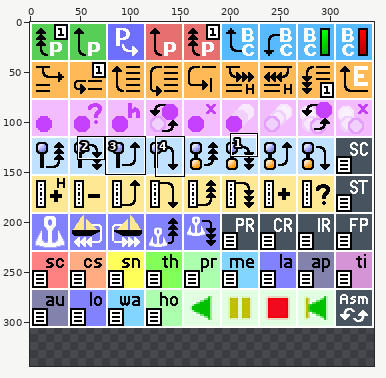
File history of a sprite sheet, vvm/core/vdebug/graphics/vdebug_icons.png. The picture above shows the old version from afar; the outline marks the close-up.
Close-up. First the earlier version:
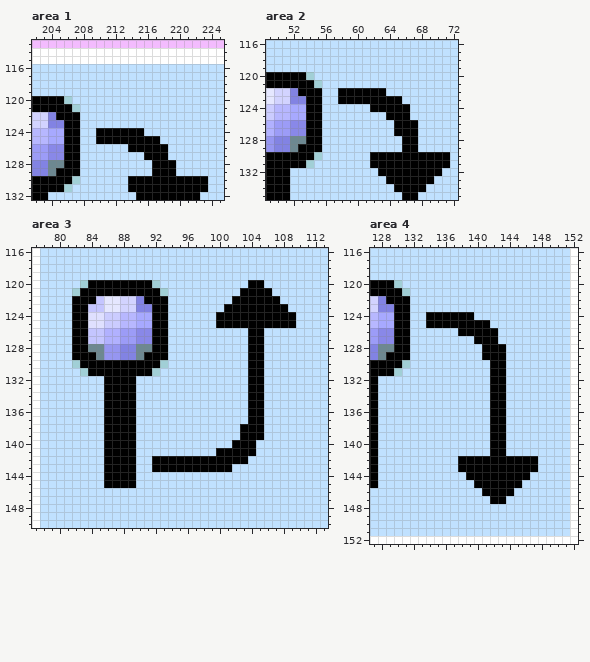
The file is 344x306 pixels. Colours within 5 levels of each other are drawn and written as one. Shown: area 1: x 202..225, y 113..132; area 2: x 49..72, y 116..135; area 3: x 77..113, y 116..150; area 4: x 127..152, y 116..152. The old version is drawn lined up with the new one, on the new canvas. The commit also changed other parts of the picture, which this record leaves out.
New version:
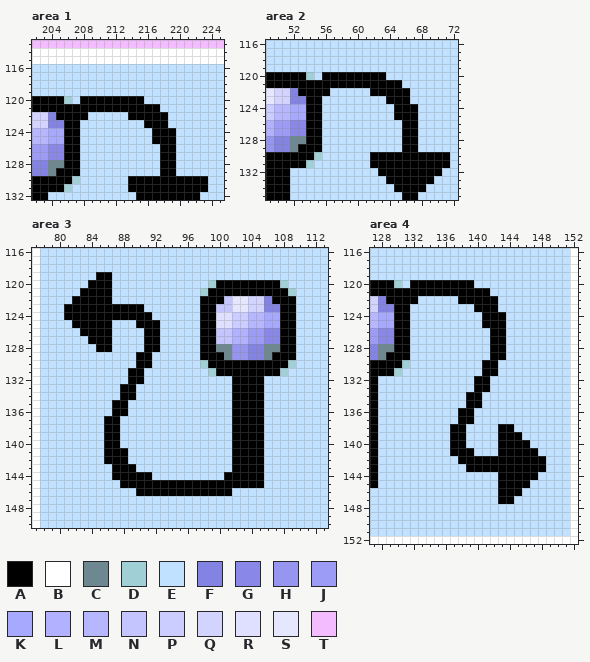
Palette (. is transparent): A #000000  B #ffffff  C #6d8891  D #a1cfd6  E #c0e1ff  F #8283e3  G #8988e8  H #9696f1  J #9c9cf7  K #a7a9ff  L #b1b1ff  M #b7b7ff  N #c4c5ff  P #cbccff  Q #d2d3ff  R #dfe0ff  S #e5e7ff  T #f3bcfe
The edit:
canvas 344x306 -> 344x344
Changed rows in their new state; - is an unchanged pixel.
Area 1:
first column x 207:
120 -AAAAAAAA----
121 AAAAAAAAAAA--
122 -A-----AAAAA-
123 ---------AAA-
124 ---EEEEEE-AAA
125 ---EEEEEEE-AA
126 -------EEEE-A
127 ---------EE-A
128 ----------E--
129 ----------E--
Area 2:
first column x 55:
120 -AAAAAAAA----
121 AAAAAAAAAAA--
122 -A-EEEE--AAA-
123 ---EEEEEE--A-
124 -------EEE--A
125 ---------E--A
126 ----------E--
127 ----------E--
Area 3:
first column x 81:
119 ----AA-----------------------
120 --E---EEEEEE------DAAAA--AAD-
121 -E----EEEEEEE----DAAAA----AAD
122 ----AAEEEEEEE----AAANSSQQF-AA
123 A--AAAAAAAEEE----AANNSSQQFF-A
124 A--AAAAAAAAEE----AARRPPMMKK--
125 ---AAAEEEAA-E----AARRPPMMKK--
126 -E-AAAEEEEA-E----AANNLLJJGGAA
127 -EEAAAEEEEA-E----AANNLLJJGGAA
128 -EEEAAEEEEA-E----AACCHHFFCCAA
129 -EEEEEEEEA-EE----AAACHHFFCAAA
130 -EEEEEEEE--EE----DAAAAA--AAAD
131 --EEEEEE--EE------DAAAA--AAD-
132 -----EEE-A-----------AA------
133 -----EE--------------AA------
134 -----EE--------------AA------
135 -----E--E------------AA------
136 -----E--E------------AA------
137 -------EE------------AA------
138 -------EE------------A-------
139 -------EE------------A-------
140 -------EE---------------A----
141 --------E----------EE---A----
142 --------E--EEEEEEEEEE--AA----
143 -----E-----EEEEEEEEEEAAAA----
144 -----E---AA---------AAAAA----
145 -----EE--AAAAAAAAAAAAAAAA----
146 ---------AAAAAAAAAAAA--------
Area 4:
first column x 131:
120 -AAAAAAAA---------
121 AAAAAAAAAAA-------
122 -A-----AAAAA------
123 ---------AAA------
124 ---EEEEEE-AAA-----
125 ---EEEEEEE-AA-----
126 -------EEEE-A-----
127 ---------EE-A-----
128 ----------E-------
129 ----------E-------
130 ----------A-E-----
131 ----------A-E-----
132 ---------AAEE-----
133 ---------AAEE-----
134 --------AA-EE-----
135 --------AA-EE-----
136 -------AA--EE-----
137 -------AA--EE-----
138 ------AA---E-A----
139 ------AA---E-AA---
140 ------AA---E-AAA--
141 ------AAA--E-AAAA-
142 -----------------A
143 -------E---------A
144 --------EEEE----A-
145 ---------EEE---A--
146 ----------EE--A---
147 -----------E-A----
